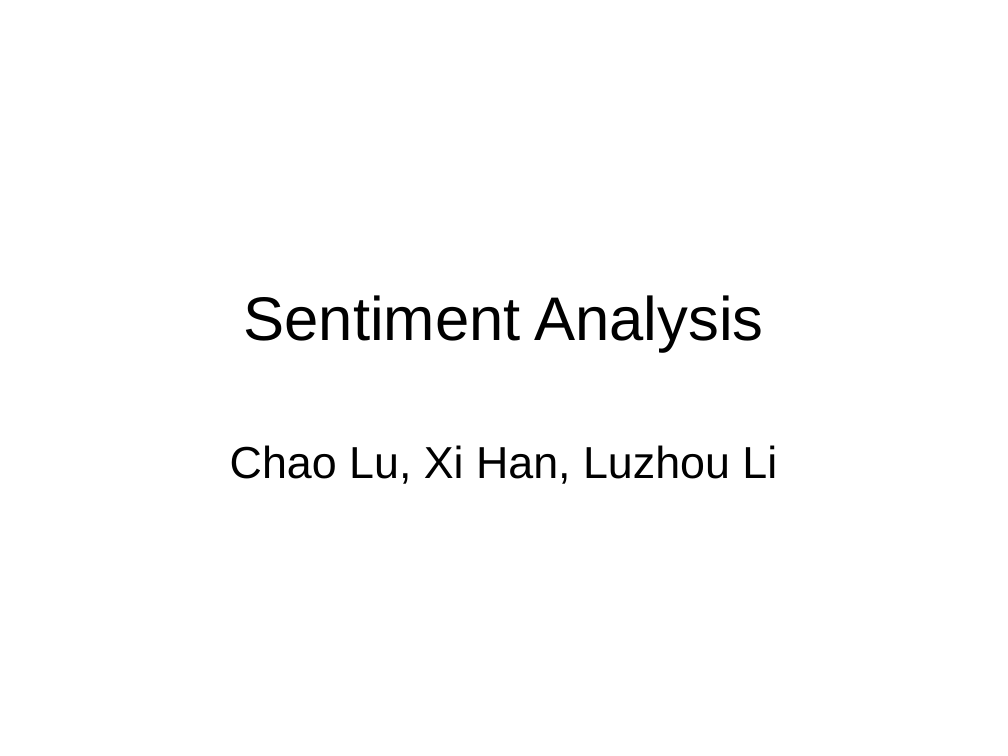
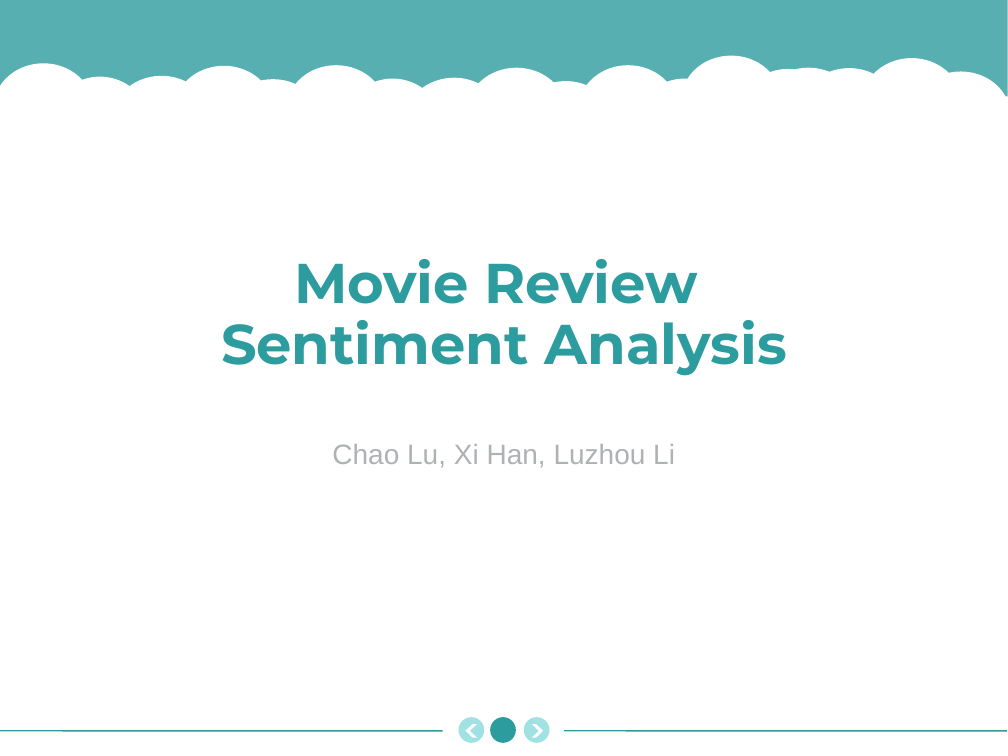
Before and after one commit to Azure22/cs686dm-final, a slide deck: slide 1 of Presentation.ppt. Drawn at 1008x756 pixels with LibreOffice and Linux fonts; fonts in the diff are those of the drawing; background and template pictures are left out. Boxes give left, top, right and bottom in pixels: in the first picture for what was removed or moved away, otherwise in the second. Text is boxed around its words. In the diff, an @@ line names an element or a change of style, - is before the commit and + after.

```diff
--- a/Presentation.ppt
+++ b/Presentation.ppt
@@ rectangle added at [0,0,1008,371], fill #2D9C9F at 80% opacity @@
@@ group added at [0,55,1008,175]: 11 ellipses, 7 freeform shapes @@
@@ rectangle added at [0,97,1008,550], fill #FFFFFF @@
@@ title at [221,259,787,376]: text changed; size 44 to 40 pt; font Arial to Montserrat; text colour #000000 to #2D9C9F; bold on @@
-Sentiment Analysis
+Movie Review
+Sentiment Analysis
@@ subtitle "Chao Lu, Xi Han, Luzhou ..." at [332,444,675,468]: size 32 to 20 pt, text colour #000000 to #AFB2B4; line spacing 1 to 1.1; more space between paragraphs @@
@@ ellipse added at [459,717,485,743], fill #A0E2E4 @@
@@ ellipse added at [490,717,516,743], fill #2D9C9F @@
@@ ellipse added at [524,717,550,743], fill #A0E2E4 @@
@@ line added from (0, 731) to (443, 731), #2D9C9F 0.99 pt @@
@@ freeform shape added at [466,724,477,737], fill #FFFFFF @@
@@ freeform shape added at [532,724,543,737], fill #FFFFFF @@
@@ line added from (563, 731) to (1007, 731), #2D9C9F 0.99 pt @@
```
Also in this commit, not shown: 7 other slides changed, 14 other files.
